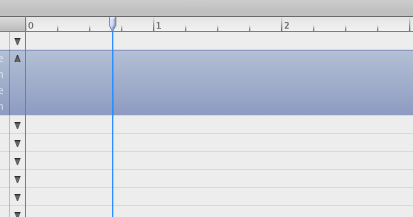
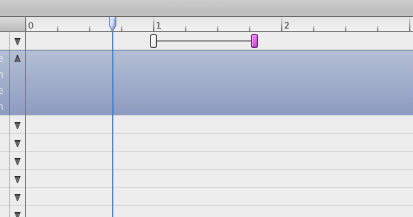
The second 413px x 217px image is a revision of the first. Changes to its layers:
added group "Keyframe selected" with 4 layers above "Keyframe" over (x1=251, y1=34, x2=258, y2=48)
added layer "Layer 7" (1st of 2, in "Keyframe selected") (10%) in group "Keyframe selected" over (x1=253, y1=36, x2=257, y2=47)
added layer "Layer 8" (37%) in group "Keyframe selected" over (x1=252, y1=34, x2=256, y2=46)
added layer "Layer 6" (1st of 2, in "Keyframe selected") in group "Keyframe selected" over (x1=251, y1=34, x2=258, y2=48)
added layer "Layer 5" (1st of 2, in "Keyframe selected") in group "Keyframe selected" over (x1=251, y1=34, x2=258, y2=48)
added group "Keyframe" with 3 layers above "Interpolation" over (x1=150, y1=34, x2=159, y2=48)
added layer "Layer 7" (2nd of 2, in "Keyframe") (10%) in group "Keyframe" over (x1=152, y1=36, x2=156, y2=47)
added layer "Layer 6" (2nd of 2, in "Keyframe") (50%) in group "Keyframe" over (x1=152, y1=36, x2=159, y2=48)
added layer "Layer 5" (2nd of 2, in "Keyframe") in group "Keyframe" over (x1=150, y1=34, x2=157, y2=48)
added group "Interpolation" with 1 layers above "Scrub" over (x1=157, y1=40, x2=251, y2=42)
added layer "Layer 9" in group "Interpolation" over (x1=157, y1=40, x2=251, y2=42)
